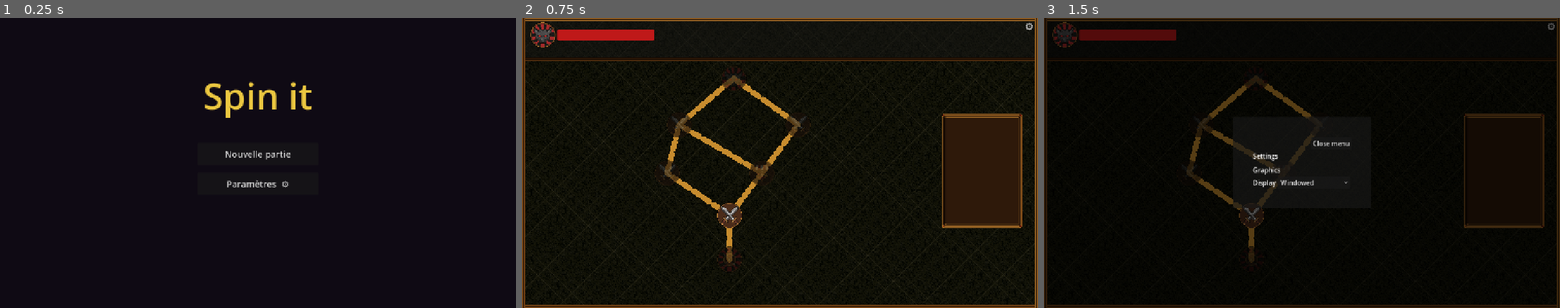
Above: before the commit, frames 1-3 (left to right).
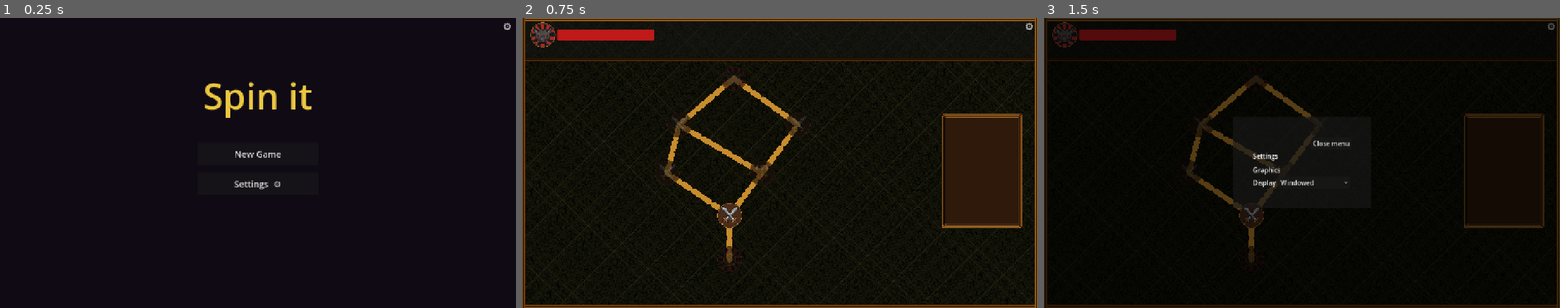
Above: after the commit, the same moments.

Repository: mgrass-dev/spin-it
Game: Godot game, scene res://scenes/title.tscn
Two runs of this game, one before a commit and one after it. Both use one fixed random seed, a clock stepped at 60 frames per second and the inputs below.
Inputs:
- Up to frame 1 (0.25 s): no input
- Up to frame 2 (0.75 s): click "Nouvelle partie" (after the commit: "New Game") at 0.5 s
- Up to frame 3 (1.5 s): click "⚙" at 1.25 s

The runs differ from the first frame. In frame 1, 0.4% of the frame differs, in the area x 43-99%, y 1-60%; in frame 2, nothing differs; in frame 3, nothing differs.

Commit message:
fix: settings button z-order on title screen; use English everywhere in UI

Diff:
--- a/scenes/map.tscn
+++ b/scenes/map.tscn
@@ -96,7 +96,7 @@
 offset_top = 574.0
 offset_right = 244.0
 offset_bottom = 618.0
-text = "Démarrer"
+text = "Start"
 theme_override_font_sizes/font_size = 20
 
 [node name="SettingsMenu" parent="." instance=ExtResource("5_settings")]
--- a/scripts/main.gd
+++ b/scripts/main.gd
@@ -181,13 +181,13 @@
 	_current_turn = Turn.PLAYER
 	_enemy_section_overlay.visible = true
 	_player_section_overlay.visible = false
-	_add_player_log("— Tour %d : votre tour —" % _turn_number)
+	_add_player_log("— Turn %d: your turn —" % _turn_number)
 
 func _start_enemy_turn() -> void:
 	_current_turn = Turn.ENEMY
 	_enemy_section_overlay.visible = false
 	_player_section_overlay.visible = true
-	_add_enemy_log("— Tour %d : tour ennemi —" % _turn_number)
+	_add_enemy_log("— Turn %d: enemy's turn —" % _turn_number)
 
 	_enemy_ball.visible = true
 	enemy_wheel.start_spinning()
@@ -293,11 +293,11 @@
 	_update_hp_labels()
 	ball.return_to_slot()
 	ball.visible = true
-	_add_player_log("Vous infligez %d dégâts  (ennemi : %d PV)" % [amount, GameState.enemy_hp])
+	_add_player_log("You deal %d damage  (enemy: %d HP)" % [amount, GameState.enemy_hp])
 	if GameState.enemy_hp <= 0:
 		_combat_over = true
 		GameState.complete_current_combat()
-		_add_player_log("Victoire !")
+		_add_player_log("Victory!")
 		_show_end_screen()
 	else:
 		_start_enemy_turn()
@@ -306,11 +306,11 @@
 	GameState.player_hp = maxi(0, GameState.player_hp - amount)
 	_player_hp_bar.value = GameState.player_hp
 	_update_hp_labels()
-	_add_enemy_log("L'ennemi inflige %d dégâts  (vous : %d PV)" % [amount, GameState.player_hp])
+	_add_enemy_log("Enemy deals %d damage  (you: %d HP)" % [amount, GameState.player_hp])
 	_turn_number += 1
 	if GameState.player_hp <= 0:
 		_combat_over = true
-		_add_enemy_log("Défaite...")
+		_add_enemy_log("Defeat...")
 		_show_end_screen()
 	else:
 		_start_player_turn()
@@ -330,7 +330,7 @@
 	canvas.add_child(overlay)
 
 	var btn := Button.new()
-	btn.text = "Retour à la carte"
+	btn.text = "Back to map"
 	btn.size = Vector2(300, 48)
 	btn.position = Vector2(640 - 150, 360 - 24)
 	btn.add_theme_font_size_override("font_size", 20)
--- a/scripts/map.gd
+++ b/scripts/map.gd
@@ -139,14 +139,14 @@
 	match mn.node_type:
 		"combat":
 			var e: Dictionary = level_data.get("enemies", {}).get("default_combat", {})
-			mob_name_label.text = e.get("name", "Inconnu")
-			mob_hp_label.text = "PV : %d / %d" % [e.get("hp", 0), e.get("max_hp", 0)]
+			mob_name_label.text = e.get("name", "Unknown")
+			mob_hp_label.text = "HP: %d / %d" % [e.get("hp", 0), e.get("max_hp", 0)]
 		"boss":
 			var b: Dictionary = level_data.get("boss", {})
-			mob_name_label.text = b.get("name", "Inconnu")
-			mob_hp_label.text = "PV : %d / %d" % [b.get("hp", 0), b.get("max_hp", 0)]
+			mob_name_label.text = b.get("name", "Unknown")
+			mob_hp_label.text = "HP: %d / %d" % [b.get("hp", 0), b.get("max_hp", 0)]
 		"merchant":
-			mob_name_label.text = "Marchand"
+			mob_name_label.text = "Merchant"
 			mob_hp_label.text = ""
 		_:
 			mob_name_label.text = ""
@@ -155,8 +155,8 @@
 func _type_label(type: String) -> String:
 	match type:
 		"combat": return "Combat"
-		"boss": return "Boss Final"
-		"merchant": return "Marchand"
+		"boss": return "Final Boss"
+		"merchant": return "Merchant"
 		_: return ""
 
 func _on_start_pressed() -> void:
--- a/scripts/title.gd
+++ b/scripts/title.gd
@@ -7,6 +7,7 @@
 
 func _build_ui() -> void:
 	var canvas := CanvasLayer.new()
+	canvas.layer = 0
 	add_child(canvas)
 
 	var bg := ColorRect.new()
@@ -31,15 +32,15 @@
 	canvas.add_child(vbox)
 
 	if GameState.has_save():
-		var btn := _make_button("Continuer")
+		var btn := _make_button("Continue")
 		vbox.add_child(btn)
 		btn.pressed.connect(_on_continue)
 
-	var new_btn := _make_button("Nouvelle partie")
+	var new_btn := _make_button("New Game")
 	vbox.add_child(new_btn)
 	new_btn.pressed.connect(_on_new_game)
 
-	var settings_btn := _make_button("Paramètres  ⚙")
+	var settings_btn := _make_button("Settings  ⚙")
 	vbox.add_child(settings_btn)
 	settings_btn.pressed.connect(_on_settings)
 
